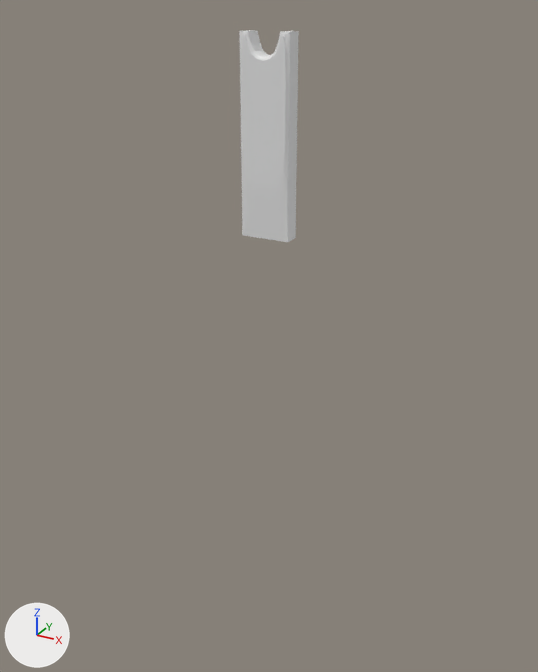
The Blender file Assets/Mesh/LevelSelect/RiverRunBlock1.blend as it was, and as the next commit left it.
Both versions are drawn from a 50 mm camera at (4.87, -8.85, 0.33) aimed at (-0.13, 0.25, -4.21). Lighting does not change. The marker at lower left points along +X, +Y and +Z. The picture after the commit comes second.

The first picture shows 'RiverRunBlock1'.
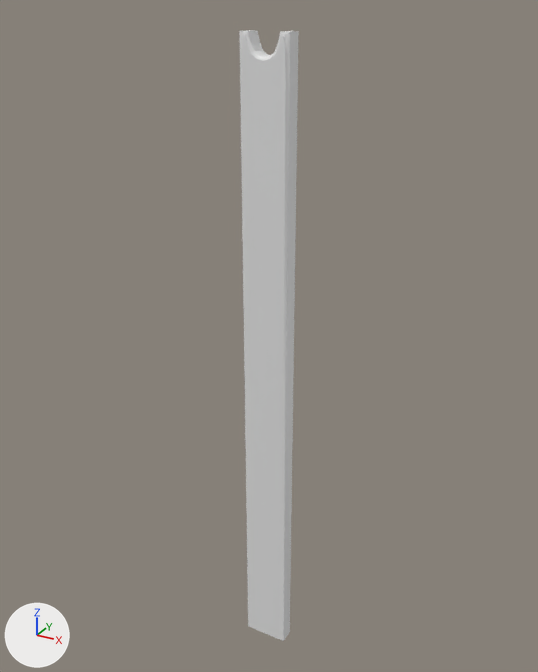
What differs and where, as boxes (x1, y1, x2, y2) in the pictures (538 x 672 px; the box of a moved part takes in the faces that stretch with it):
'RiverRunBlock1', reshaped (187% taller)
    before: (239, 30, 299, 242)
    after: (239, 30, 299, 641)
part 1 of me_cube, moved or reshaped
    before: (242, 214, 296, 242)
    after: (242, 214, 296, 641)

What the commit changed:
me_cube is used by ob_riverrunblock1; location (0.0, 0.0, 0.0).
me_cube had 69 vertices, 62 faces and spanned x -0.36..0.36, y -0.15..0.14, z -2.58..0.08.
me_cube now has 69 vertices, 62 faces and spans x -0.36..0.36, y -0.15..0.14, z -9.8..0.08.
me_cube part 1: all 14 vertices in x -0.36..0.36, y -0.12..0.12, z -2.58 are moved by (0.0, 0.0, -7.22).
